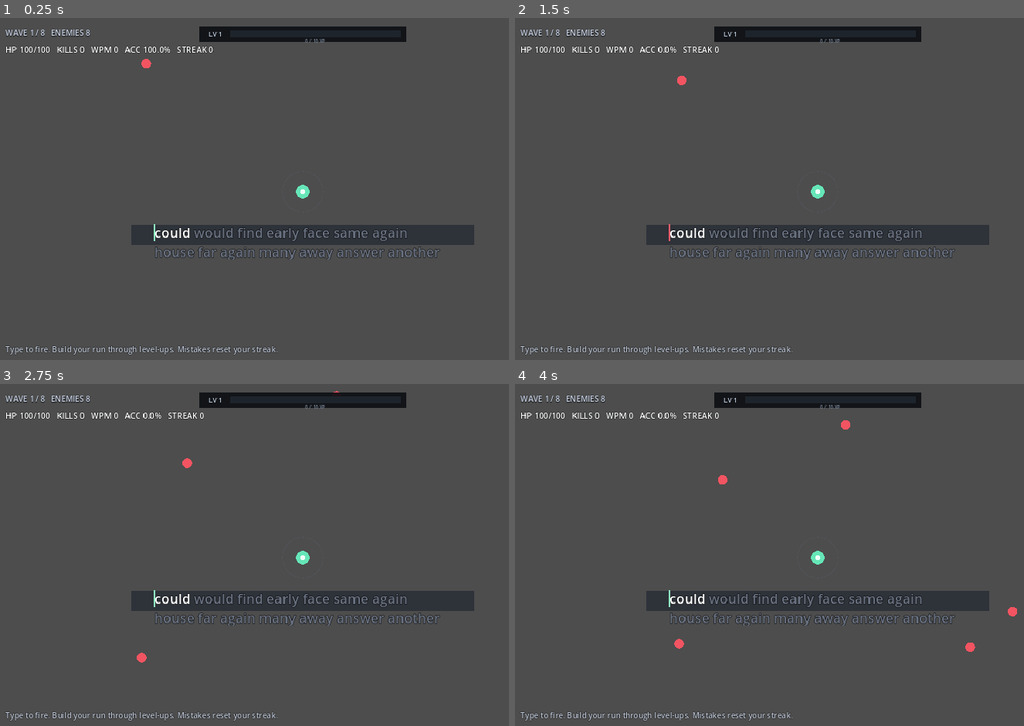
Above: before the commit, frames 1-4 (two rows, left to right).
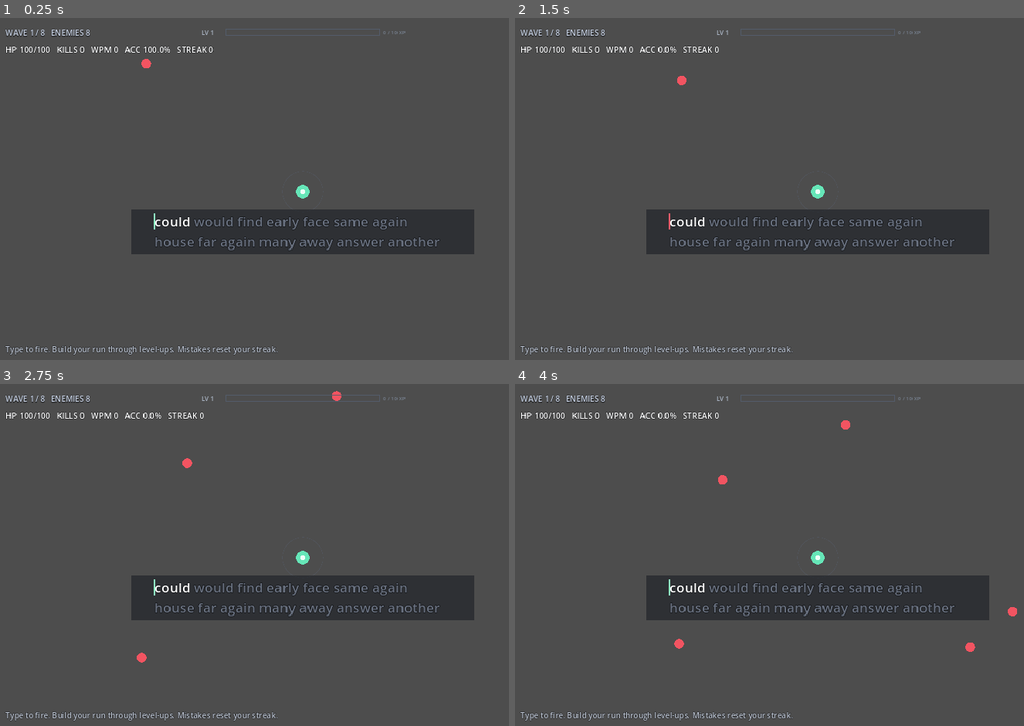
Above: after the commit, the same moments.

Repository: jlcuenca00/typing-roguelite
Game: Godot game, scene res://scenes/Main.tscn
Same seed, same stepped clock (60 frames per second), same inputs: the game is played once before the commit and once after it.
Inputs:
- Up to frame 1 (0.25 s): no input
- Up to frame 2 (1.5 s): tap Enter at 0.5 s; tap R at 0.6, 1.35 s
- Up to frame 3 (2.75 s): tap Space at 2 s; tap R at 2.1 s
- Up to frame 4 (4 s): tap R at 2.85, 3.6 s

The runs differ from the first frame. In frame 1, 7.5% of the frame differs, in the area x 25-94%, y 2-71%; in frame 2, 7.5%; in frame 3, 7.5%; in frame 4, 7.5%.
Error before the commit: Invalid assignment of property or key 'visible' with value of type 'bool' on a base object of type 'null instance'. (res://scripts/main.gd:959)

Commit message:
ui: simplify xp outline and expand typing to two lines

Diff:
--- a/game/scenes/Main.tscn
+++ b/game/scenes/Main.tscn
@@ -1,56 +1,74 @@
-[gd_scene load_steps=2 format=3]
+[gd_scene load_steps=3 format=3]
 
 [ext_resource path="res://scripts/main.gd" type="Script" id="1_main"]
+
+[sub_resource type="StyleBoxFlat" id="StyleBoxFlat_xp_outline"]
+bg_color = Color(0, 0, 0, 0)
+border_width_left = 1
+border_width_top = 1
+border_width_right = 1
+border_width_bottom = 1
+border_color = Color(0.33, 0.37, 0.43, 0.9)
 
 [node name="Main" type="Node2D"]
 script = ExtResource("1_main")
 
 [node name="HUD" type="CanvasLayer" parent="."]
 
-[node name="XPPanel" type="ColorRect" parent="HUD"]
-offset_left = 425.0
+[node name="XPPanel" type="Control" parent="HUD"]
+layout_mode = 3
+anchors_preset = 0
+offset_left = 430.0
 offset_top = 18.0
-offset_right = 855.0
-offset_bottom = 50.0
-mouse_filter = 2
-color = Color(0.055, 0.064, 0.08, 0.94)
+offset_right = 850.0
+offset_bottom = 44.0
+mouse_filter = 2
 
 [node name="LevelLabel" type="Label" parent="HUD/XPPanel"]
-offset_left = 10.0
-offset_top = 4.0
-offset_right = 58.0
-offset_bottom = 28.0
-theme_override_font_sizes/font_size = 14
-theme_override_colors/font_color = Color(0.76, 0.81, 0.87, 1)
+offset_left = 0.0
+offset_top = 2.0
+offset_right = 44.0
+offset_bottom = 22.0
+theme_override_font_sizes/font_size = 13
+theme_override_colors/font_color = Color(0.67, 0.71, 0.77, 1)
 text = "LV 1"
-horizontal_alignment = 1
 vertical_alignment = 1
 
-[node name="XPBarBackground" type="ColorRect" parent="HUD/XPPanel"]
-offset_left = 64.0
-offset_top = 8.0
-offset_right = 418.0
+[node name="XPBarBackground" type="Panel" parent="HUD/XPPanel"]
+offset_left = 50.0
+offset_top = 5.0
+offset_right = 370.0
+offset_bottom = 19.0
+mouse_filter = 2
+theme_override_styles/panel = SubResource("StyleBoxFlat_xp_outline")
+
+[node name="XPBarFill" type="ColorRect" parent="HUD/XPPanel/XPBarBackground"]
+offset_left = 1.0
+offset_top = 1.0
+offset_right = 1.0
+offset_bottom = 13.0
+mouse_filter = 2
+color = Color(0.42, 0.95, 0.72, 1)
+
+[node name="XPImpactFlash" type="ColorRect" parent="HUD/XPPanel/XPBarBackground"]
+visible = false
+offset_left = 0.0
+offset_top = -3.0
+offset_right = 2.0
+offset_bottom = 17.0
+mouse_filter = 2
+color = Color(0.88, 1, 0.94, 1)
+
+[node name="XPCount" type="Label" parent="HUD/XPPanel"]
+offset_left = 376.0
+offset_top = 2.0
+offset_right = 420.0
 offset_bottom = 22.0
-mouse_filter = 2
-color = Color(0.12, 0.14, 0.17, 1)
-
-[node name="XPBarFill" type="ColorRect" parent="HUD/XPPanel/XPBarBackground"]
-offset_left = 0.0
-offset_top = 0.0
-offset_right = 0.0
-offset_bottom = 14.0
-mouse_filter = 2
-color = Color(0.42, 0.95, 0.72, 1)
-
-[node name="XPCount" type="Label" parent="HUD/XPPanel"]
-offset_left = 64.0
-offset_top = 21.0
-offset_right = 418.0
-offset_bottom = 31.0
-theme_override_font_sizes/font_size = 10
-theme_override_colors/font_color = Color(0.47, 0.52, 0.59, 1)
-text = "0 / 10 XP"
-horizontal_alignment = 1
+theme_override_font_sizes/font_size = 11
+theme_override_colors/font_color = Color(0.47, 0.51, 0.57, 1)
+text = "0/10"
+horizontal_alignment = 2
+vertical_alignment = 1
 
 [node name="WaveLabel" type="Label" parent="HUD"]
 offset_left = 24.0
@@ -75,33 +93,35 @@
 
 [node name="TypingBackdrop" type="ColorRect" parent="HUD"]
 offset_left = 285.0
-offset_top = 429.0
+offset_top = 397.0
 offset_right = 995.0
-offset_bottom = 470.0
-mouse_filter = 2
-color = Color(0.145, 0.165, 0.2, 0.78)
+offset_bottom = 489.0
+mouse_filter = 2
+color = Color(0.105, 0.12, 0.145, 0.62)
 
 [node name="TypingViewport" type="Control" parent="HUD"]
 clip_contents = true
 layout_mode = 3
 anchors_preset = 0
 offset_left = 285.0
-offset_top = 424.0
+offset_top = 401.0
 offset_right = 995.0
-offset_bottom = 500.0
+offset_bottom = 485.0
 mouse_filter = 2
 
 [node name="TypingPanel" type="RichTextLabel" parent="HUD/TypingViewport"]
 layout_mode = 0
 offset_left = 48.0
 offset_top = 0.0
-offset_right = 5000.0
-offset_bottom = 76.0
-bbcode_enabled = true
-fit_content = false
-scroll_active = false
+offset_right = 662.0
+offset_bottom = 84.0
+bbcode_enabled = true
+fit_content = false
+scroll_active = false
+autowrap_mode = 0
 mouse_filter = 2
 theme_override_font_sizes/normal_font_size = 28
+theme_override_constants/line_separation = 2
 theme_override_constants/outline_size = 4
 theme_override_colors/font_outline_color = Color(0.04, 0.045, 0.055, 0.9)
 text = "typing roguelite"
